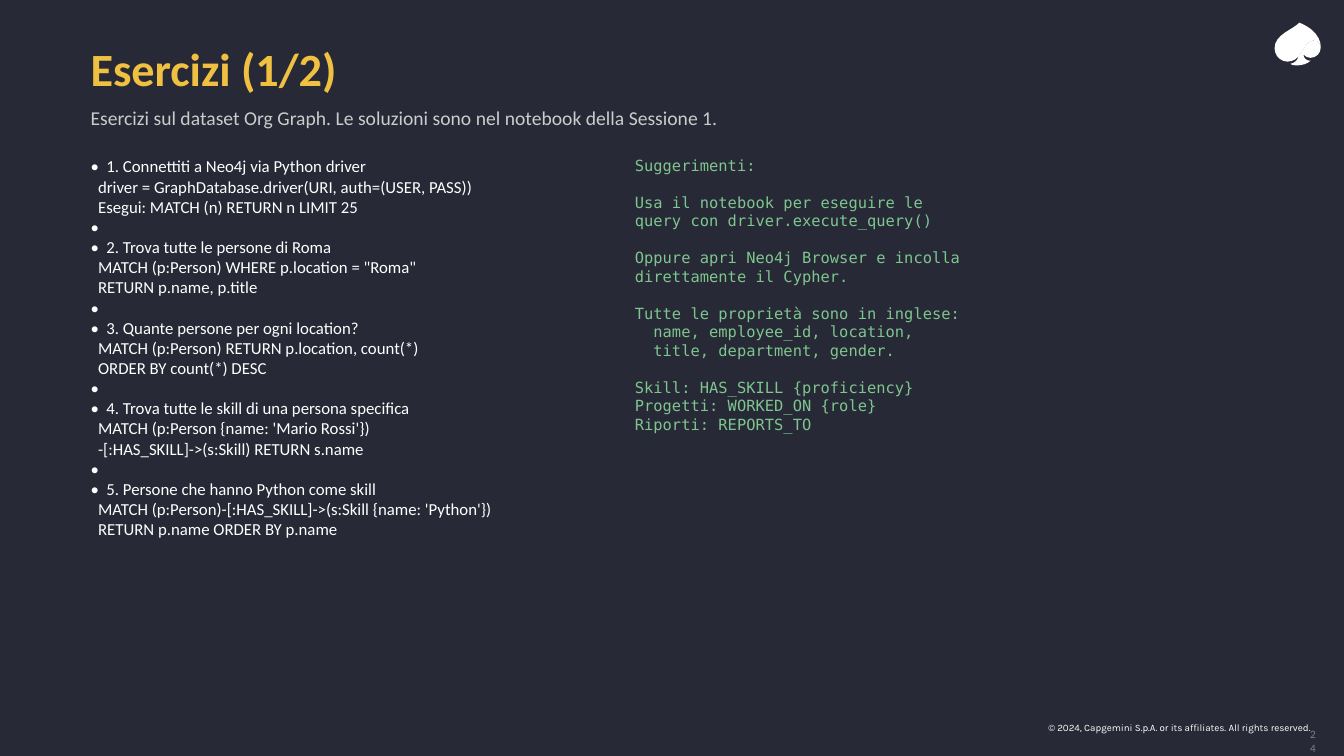
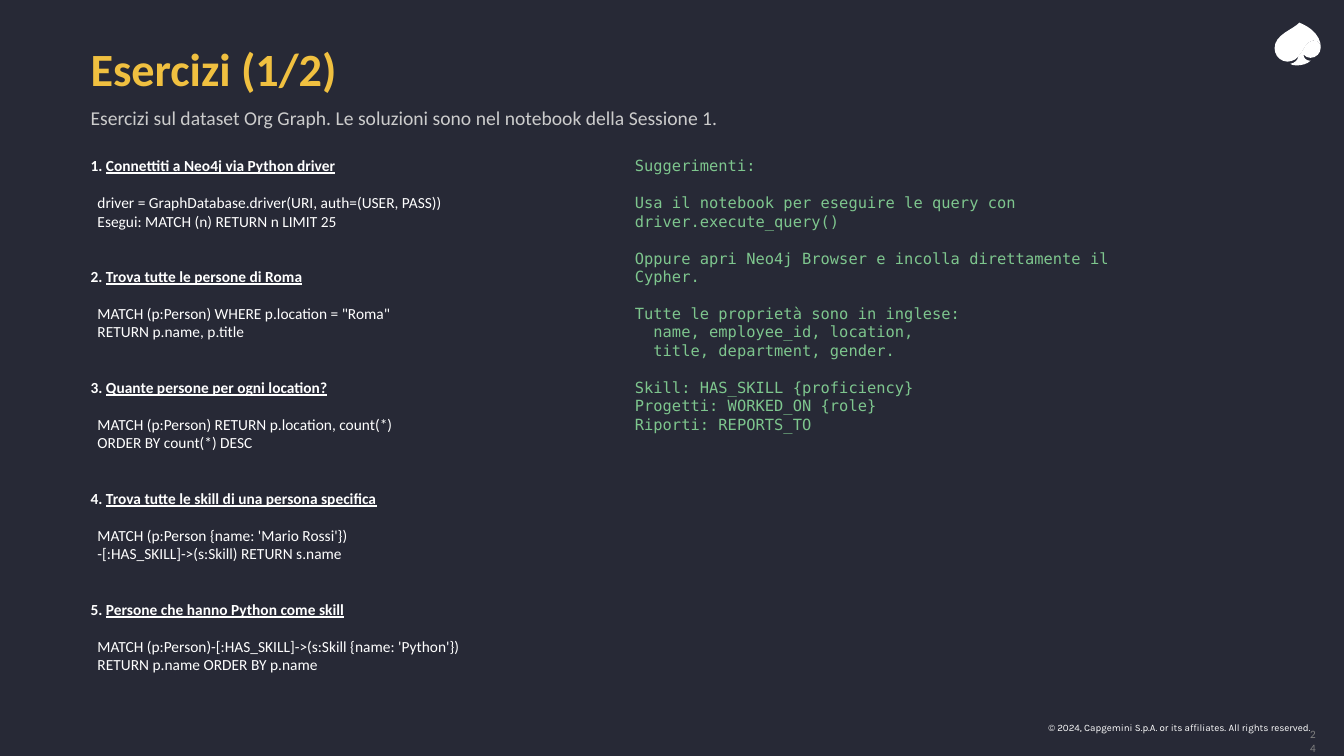
Before and after one commit to leobcc/neo4j-training-course-material, a slide deck: slide 24 of slides/session-01/session-01.pptx. Drawn at 1344x756 pixels with LibreOffice and Linux fonts; fonts in the diff are those of the drawing. Boxes give left, top, right and bottom in pixels: in the first picture for what was removed or moved away, otherwise in the second. Text is boxed around its words. In the diff, an @@ line names an element or a change of style, - is before the commit and + after.

```diff
--- a/slides/session-01/session-01.pptx
+++ b/slides/session-01/session-01.pptx
@@ text at [91,160,335,174]: text changed; size 12 to 11 pt; bold on @@
-• 1. Connettiti a Neo4j via Python driver
+1. Connettiti a Neo4j via Python driver
@@ text "Suggerimenti: Usa il notebook per ..." rewrapped from [635,159,960,434] to [635,159,1109,434] @@
@@ text at [97,197,459,673]: size 12 to 11 pt in "driver = GraphDatabase.driver(URI, auth=(USER, PASS))", "Esegui: MATCH (n) RETURN n LIMIT 25", "MATCH (p:Person) WHERE p.location = "Roma"", "RETURN p.name, p.title" and 6 more places @@
@@ text at [91,271,302,285]: text changed; size 12 to 11 pt; bold on @@
-•
-• 2. Trova tutte le persone di Roma
+2. Trova tutte le persone di Roma
@@ text at [91,382,327,396]: text changed; size 12 to 11 pt; bold on @@
-•
-• 3. Quante persone per ogni location?
+3. Quante persone per ogni location?
@@ text at [91,493,376,507]: text changed; size 12 to 11 pt; bold on @@
-•
-• 4. Trova tutte le skill di una persona specifica
+4. Trova tutte le skill di una persona specifica
@@ text at [91,604,344,618]: text changed; size 12 to 11 pt; bold on @@
-•
-• 5. Persone che hanno Python come skill
+5. Persone che hanno Python come skill
```
Also in this commit, not shown: 15 other slides changed.
